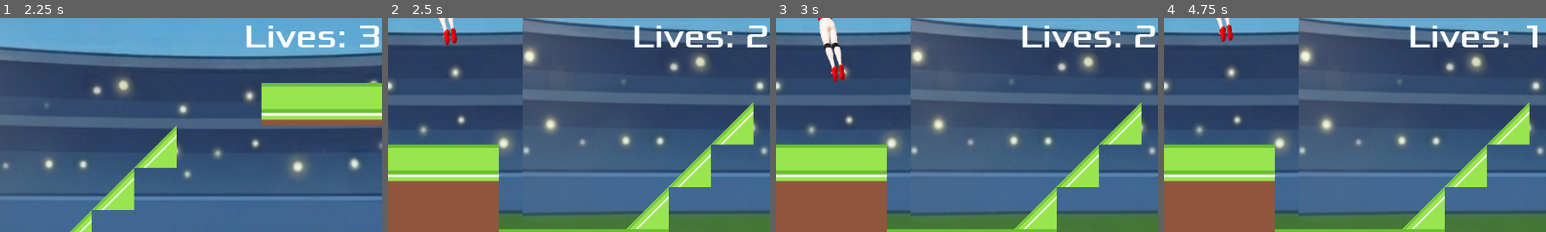
Above: before the commit, frames 1-4 (left to right).
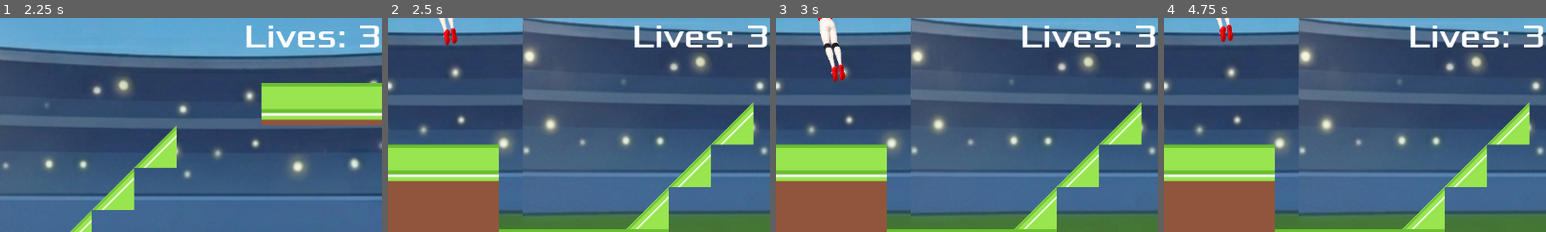
Above: after the commit, the same moments.

Repository: Hunter-Canole/Final-Project-Game-Dev
Game: Godot game, scene res://world.tscn
The game is run twice, just before and just after one commit, with the same random seed, the same clock (stepped at 60 frames per second) and the same inputs.
Inputs:
- Up to frame 1 (2.25 s): click "Start" at 0.5 s; tap Enter (ui_accept) at 1.25, 1.52 s; hold Shift 1.28-2.03 s; hold Right (ui_right) from 1.28 s (still down); tap Shift at 2.1 s
- Up to frame 2 (2.5 s): keep holding Right (ui_right); tap Enter (ui_accept) at 2.27 s
- Up to frame 3 (3 s): tap Enter (ui_accept) at 2.75 s; release Right (ui_right) at 2.78 s; hold Left (ui_left) from 2.78 s (still down); hold Shift from 2.78 s (still down)
- Up to frame 4 (4.75 s): release Left (ui_left) at 3.53 s; release Shift at 3.53 s; hold Right (ui_right) from 3.53 s (still down); tap Shift at 3.6 s; tap Enter (ui_accept) at 3.77, 4.52 s; hold Shift from 4.28 s (still down)
The pictures show only the part of the screen within x 50-100%, y 1-51%; the shares and areas given below are measured in that part.

Frame 1 is identical in both runs. In frame 2, 0.1% of the frame differs, in the area x 94-100%, y 3-14%; in frame 3, 0.1%; in frame 4, 0.3%.

Commit message:
ADDED GLOBAL

Diff:
--- /dev/null
+++ b/final-project-game-dev/global.gd
@@ -0,0 +1,11 @@
+extends Node
+var lives = 3
+
+# Called when the node enters the scene tree for the first time.
+func _ready() -> void:
+	pass # Replace with function body.
+
+
+# Called every frame. 'delta' is the elapsed time since the previous frame.
+func _process(delta: float) -> void:
+	pass
--- a/final-project-game-dev/project.godot
+++ b/final-project-game-dev/project.godot
@@ -15,6 +15,10 @@
 config/features=PackedStringArray("4.5", "GL Compatibility")
 config/icon="res://icon.svg"
 
+[autoload]
+
+Global="*res://global.gd"
+
 [display]
 
 window/size/viewport_width=1153
--- a/final-project-game-dev/world.gd
+++ b/final-project-game-dev/world.gd
@@ -22,21 +22,20 @@
 	$HUD/Lives.text = "Lives: " + str(lives)
 	$Player.position = $PlayerSpawn.position
 	get_tree().call_group("defense", "queue_free")
+	$Whistle.play()
 	$CrowdNoise.play()
 
 
 func _on_defense_hit_player() -> void:
 	$CrowdNoise.stop()
 	$Pads.play()
-	$Pads.stop()
 	$Whistle.play()
-	$Whistle.stop()
 	if not can_be_hit:
 		return
 	can_be_hit = false
 	$Player.hide()
 	lives -= 1
-	$HUD/Lives.text = "Lives: " + str(lives)
+	$HUD/Lives.text = "Lives: " + str(Global.lives)
 	$Player.position = $PlayerSpawn.position
 	if lives <= 0:
 		game_over()
@@ -54,8 +53,10 @@
 		return
 	can_be_hit = false
 	$Player.hide()
+	$Pads.play()
+	$Whistle.play()
 	lives -= 1
-	$HUD/Lives.text = "Lives: " + str(lives)
+	$HUD/Lives.text = "Lives: " + str(Global.lives)
 	$Player.position = $PlayerSpawn.position
 	if lives <= 0:
 		game_over()
--- a/final-project-game-dev/world.tscn
+++ b/final-project-game-dev/world.tscn
@@ -10,6 +10,7 @@
 [ext_resource type="PackedScene" uid="uid://bda0qwuwjtlk7" path="res://jump_defender.tscn" id="8_gbfbk"]
 [ext_resource type="AudioStream" uid="uid://caxe6s3s484wl" path="res://crowd noise.mp3" id="9_ioo17"]
 [ext_resource type="AudioStream" uid="uid://opgundi4ohev" path="res://pads.mp3" id="9_wse8f"]
+[ext_resource type="AudioStream" uid="uid://dbedx0hv1sg2" path="res://whistle.mp3" id="11_ic0uy"]
 
 [sub_resource type="TileSetAtlasSource" id="TileSetAtlasSource_pkg7o"]
 texture = ExtResource("4_dwbse")
@@ -99,7 +100,7 @@
 parameters/looping = true
 
 [node name="Whistle" type="AudioStreamPlayer" parent="."]
-stream = ExtResource("9_wse8f")
+stream = ExtResource("11_ic0uy")
 
 [connection signal="hit_player" from="JumpDefender" to="." method="_on_jump_defender_hit_player"]
 [connection signal="hit_player" from="defense" to="." method="_on_defense_hit_player"]
Not shown, added: final-project-game-dev/global.gd.uid
Not shown: 1 places in final-project-game-dev/world.tscn that only renumber resources
